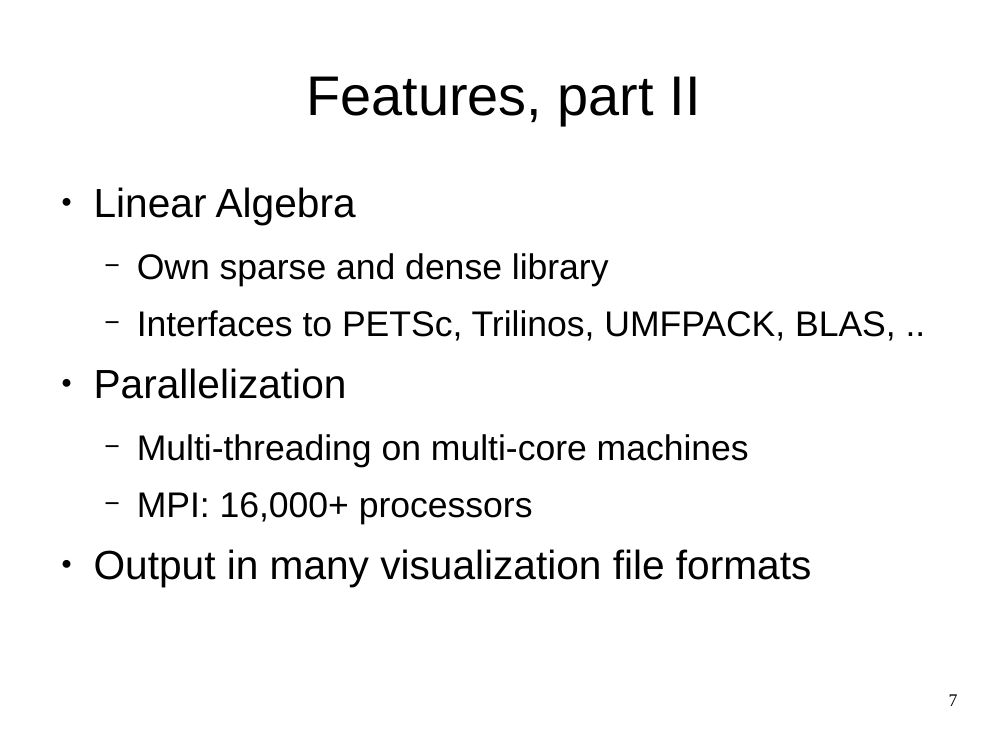
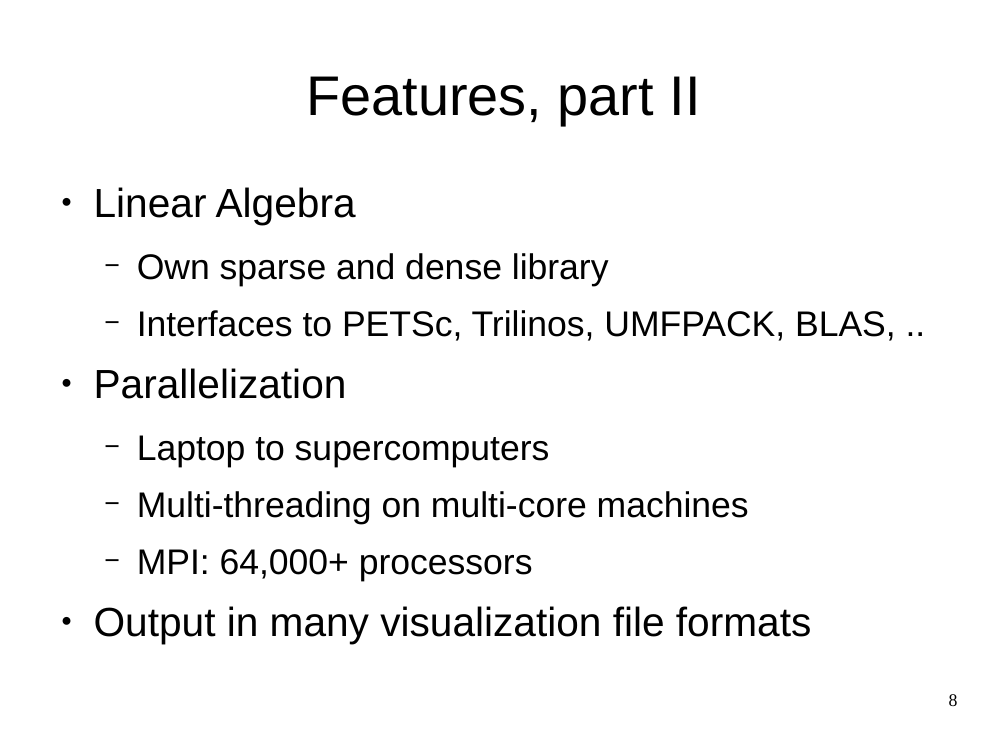
Before and after one commit to ndem0/deal.II-tutorial, a slide deck: slide 8 of slides.odp (slide 7 before the commit). Drawn at 1008x756 pixels with LibreOffice and Linux fonts; fonts in the diff are those of the drawing. Boxes give left, top, right and bottom in pixels: in the first picture for what was removed or moved away, otherwise in the second. Text is boxed around its words. In the diff, an @@ line names an element or a change of style, - is before the commit and + after.

```diff
--- a/slides.odp
+++ b/slides.odp
@@ text at box(137, 435, 550, 467): paragraph added @@
+  − Laptop to supercomputers
@@ text at box(137, 549, 533, 581): text changed @@
-  − MPI: 16,000+ processors
+  − MPI: 64,000+ processors
@@ page number at box(949, 694, 958, 706): text changed @@
-7
+8
```
Also in this commit, not shown: 18 other slides changed, 1 slide added, 1 slide removed.
